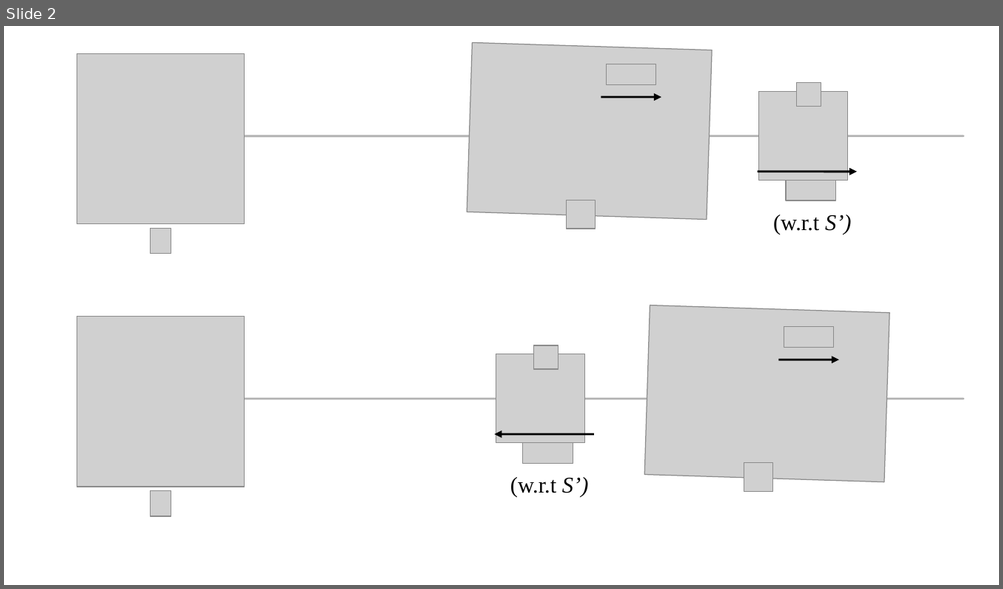
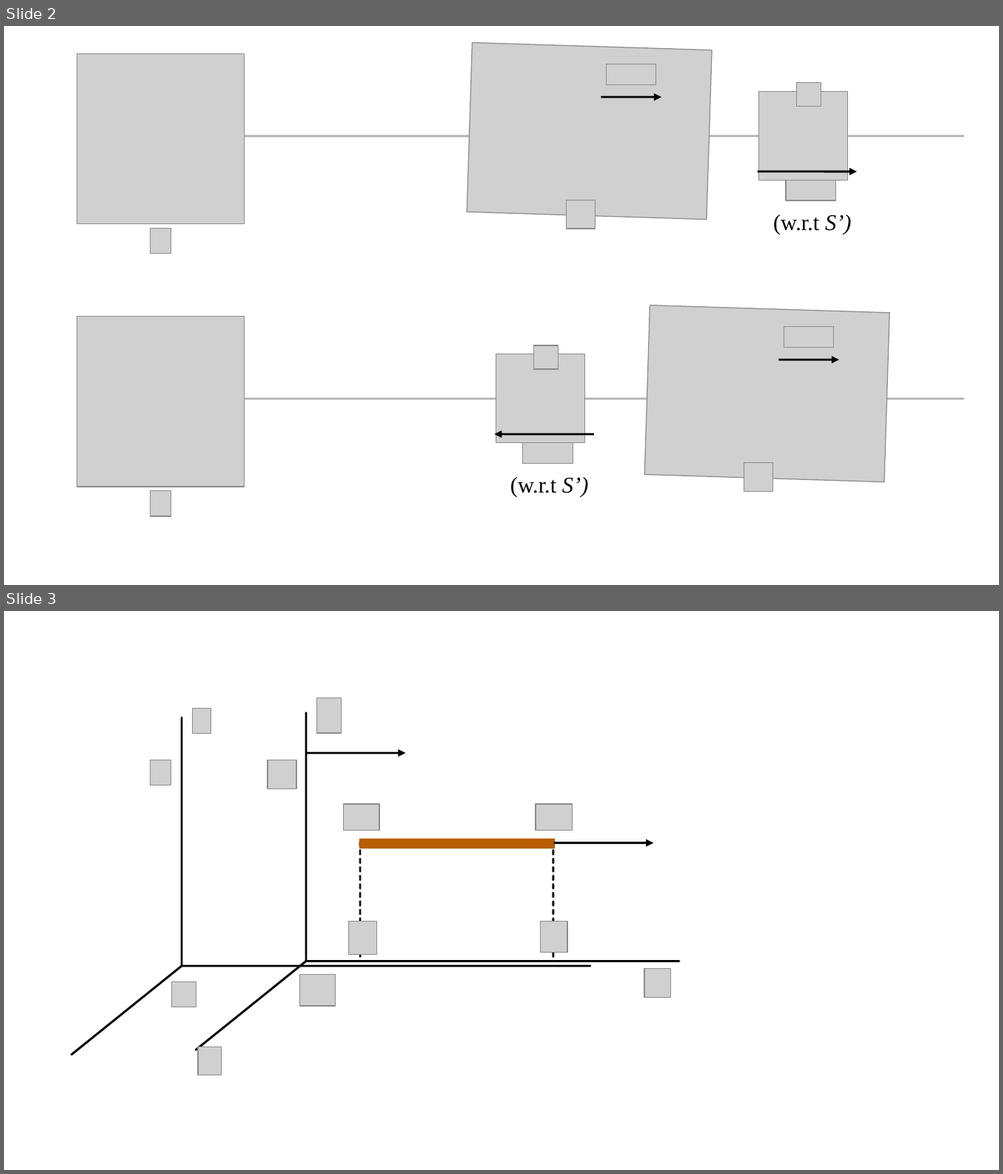
Before and after one commit to pararover/PHY0400104_U4-Special-Relativity, a slide deck: figures/all-figures.odp. Shown one above the other, each under a label of ours: slide 2 before the commit, slides 2 and 3 after it. The pictures are 1003x589 and 1003x1174 pixels, drawn with LibreOffice and Linux fonts; fonts in the diff are those of the drawing; grey boxes stand for pictures; background and template pictures are left out. Boxes give left, top, right and bottom in pixels: in the first picture for what was removed or moved away, otherwise in the second. Text is boxed around its words. In the diff, an @@ line names an element or a change of style, - is before the commit and + after.

```diff
--- a/figures/all-figures.odp
+++ b/figures/all-figures.odp
@@ slide 3 added at [4,611,999,1170], background #FFFFFF @@
@@ picture added at [317,698,341,733] @@
@@ line added from (182, 718) to (182, 967), #000000 1.7 pt @@
@@ picture added at [193,709,212,734] @@
@@ line added from (307, 713) to (307, 961), #000000 1.7 pt @@
@@ picture added at [151,760,171,785] @@
@@ picture added at [267,760,296,789] @@
@@ arrow added from (307, 752) to (406, 752), #000000 1.7 pt @@
@@ picture added at [344,804,379,830] @@
@@ picture added at [535,804,572,830] @@
@@ rectangle added at [360,838,555,849], fill #B85C00 @@
@@ line added from (361, 842) to (361, 961), #111111 1.7 pt dashed @@
@@ line added from (554, 842) to (554, 961), #111111 1.7 pt dashed @@
@@ arrow added from (554, 843) to (654, 843), #000000 1.7 pt @@
@@ picture added at [349,922,377,955] @@
@@ picture added at [541,922,568,953] @@
@@ line added from (196, 1051) to (307, 961), #000000 1.7 pt @@
@@ line added from (679, 961) to (307, 961), #000000 1.7 pt @@
@@ line added from (71, 1055) to (182, 967), #000000 1.7 pt @@
@@ picture added at [172,982,196,1007] @@
@@ line added from (591, 967) to (182, 967), #000000 1.7 pt @@
@@ picture added at [300,974,336,1006] @@
@@ picture added at [645,969,671,998] @@
@@ picture added at [198,1047,222,1076] @@
```
Also in this commit, not shown: 2 other slides added, 5 other files.
